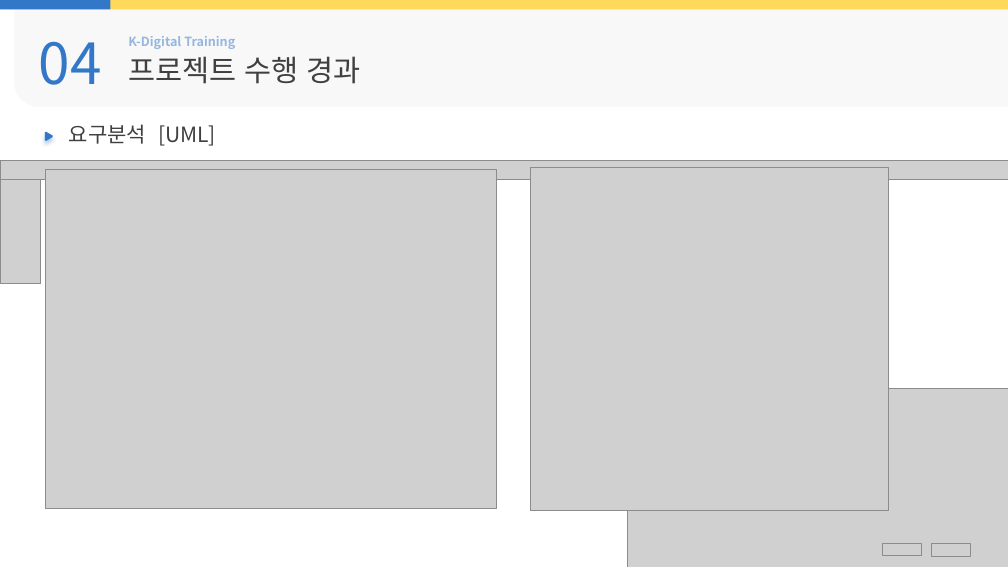
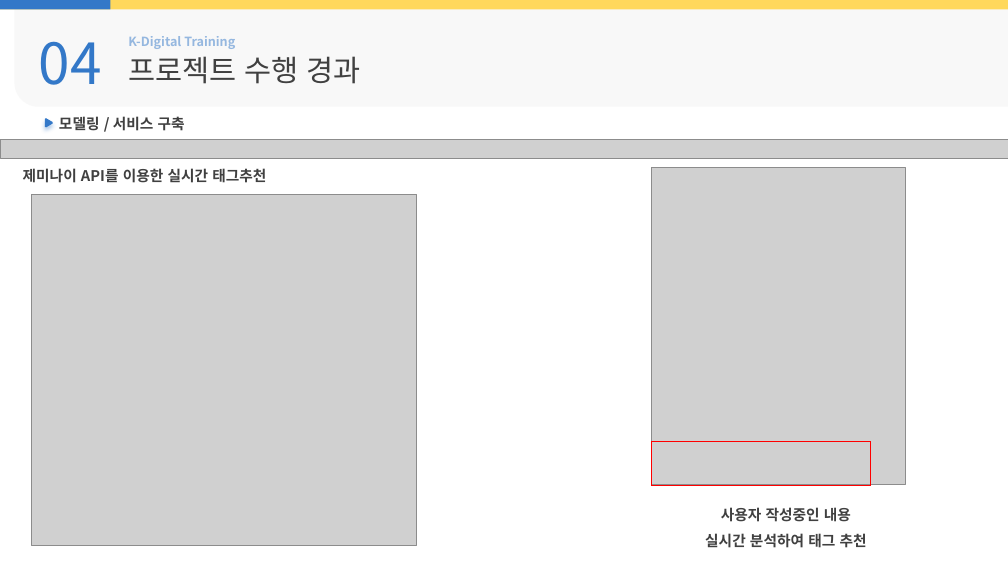
Before and after one commit to ekaxoddltka-source/flaskproject, a slide deck: slide 19 of html변환전/ppt/3.실시간 사용자 참여형 지능형 커뮤니티 서비스.pptx (slide 10 before the commit). Drawn at 1008x567 pixels with LibreOffice and Linux fonts; fonts in the diff are those of the drawing; grey boxes stand for pictures; background and template pictures are left out. Boxes give left, top, right and bottom in pixels: in the first picture for what was removed or moved away, otherwise in the second. Text is boxed around its words. In the diff, an @@ line names an element or a change of style, - is before the commit and + after.

```diff
--- a/html변환전/ppt/3.실시간 사용자 참여형 지능형 커뮤니티 서비스.pptx
+++ b/html변환전/ppt/3.실시간 사용자 참여형 지능형 커뮤니티 서비스.pptx
@@ freeform shape: place and size @@
-freeform shape at (45, 132, 53, 141)
+freeform shape at (45, 118, 53, 127)
@@ text added at (59, 116, 185, 131), 14 pt, text #404040, bold @@
+모델링 / 서비스 구축
@@ picture: place and size @@
-picture at (0, 160, 1008, 180)
+picture at (0, 139, 1008, 159)
@@ text removed at (69, 124, 216, 146) @@
-요구분석 [UML]
@@ picture removed at (0, 165, 40, 284) @@
@@ text added at (23, 168, 266, 183), 14 pt, text #404040, bold @@
+제미나이 API를 이용한 실시간 태그추천
@@ picture: place and size @@
-picture at (531, 167, 889, 511)
+picture at (651, 167, 905, 485)
@@ picture: place and size @@
-picture at (45, 169, 497, 508)
+picture at (31, 194, 417, 546)
@@ picture removed at (628, 389, 1008, 567) @@
@@ rectangle added at (651, 442, 870, 485), outline #FF0000 1 pt @@
@@ text added at (705, 507, 867, 548), 14 pt, text #404040, bold @@
+사용자 작성중인 내용
+실시간 분석하여 태그 추천
@@ picture removed at (882, 544, 922, 556) @@
@@ picture removed at (932, 544, 971, 556) @@
```
Also in this commit, not shown: 10 other slides changed, 14 slides added, 10 slides removed, 9 other files.
